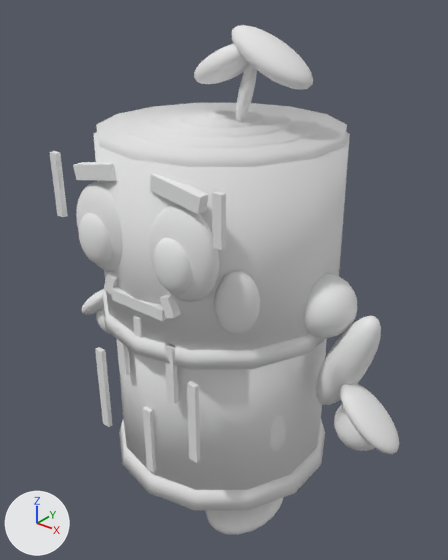
The glTF model plugins/characters/Timber/timber.glb, before and after one commit.
Before and after are seen from a camera (50 mm lens) standing at (0.616, -0.764, 0.918) and looking at (0.0, 0.006, 0.44). The lights are fixed; the arrows at lower left show +X, +Y and +Z. The older version comes first. Vertices at exactly the same position are counted once.

In view in the first picture: 'Body'.
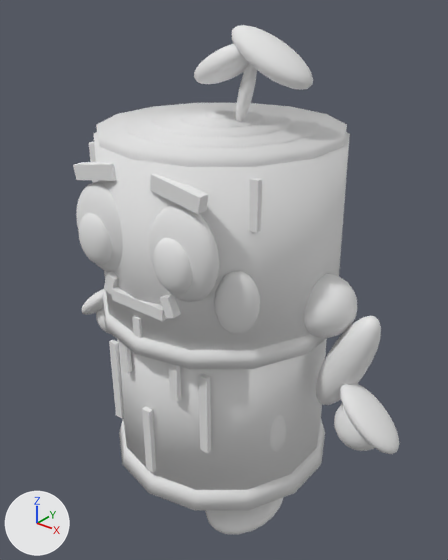
The change, as a list of edits to the scene's bpy script:
```text
Add mat_timberface:
    mat_timberface = principled_material('TimberFace')
    mat_timberface.base_color = (0.8, 0.8, 0.8)  # white #e7e7e7
    mat_timberface.roughness = 0.75
Change me_timbermesh:
    where me_timbermesh.from_pydata(...)  # 5240 vertices, 10304 faces; spans x -0.361..0.361, y -0.221..0.212, z -0.014..0.86
    used by ob_body; location = (0.0, 0.0, 0.0)
    me_timbermesh part 1: the loose piece of 8 vertices spanning x -0.116..-0.1, y -0.199..-0.19, z 0.194..0.353 is moved by (0.0, 0.031, 0.0), in mat_timberface (white #e7e7e7)
    me_timbermesh part 2: the loose piece of 8 vertices spanning x 0.093..0.109, y -0.199..-0.19, z 0.23..0.374 is moved by (0.0, 0.027, 0.0), in mat_timberface (white #e7e7e7)
    me_timbermesh part 3: the loose piece of 8 vertices spanning x 0.05..0.066, y -0.199..-0.19, z 0.324..0.425 is moved by (0.0, 0.007, 0.0), in mat_timberface (white #e7e7e7)
    me_timbermesh part 4: the loose piece of 8 vertices spanning x -0.058..-0.042, y -0.199..-0.19, z 0.331..0.418 is moved by (0.0, 0.005, 0.0), in mat_timberface (white #e7e7e7)
    me_timbermesh part 5: the loose piece of 8 vertices spanning x -0.166..-0.151, y -0.206..-0.197, z 0.583..0.684 is moved by (0.0, 0.075, 0.0), in mat_timberface (white #e7e7e7)
    me_timbermesh part 6: the loose piece of 8 vertices spanning x 0.151..0.166, y -0.206..-0.197, z 0.612..0.684 is moved by (0.0, 0.075, 0.0), in mat_timberface (white #e7e7e7)
    me_timbermesh part 7: the loose piece of 8 vertices spanning x -0.007..0.007, y -0.206..-0.197, z 0.407..0.457 is moved by (0.0, -0.001, 0.0), in mat_timberface (white #e7e7e7)
    add me_timbermesh.materials.append(mat_timberface)  # white #e7e7e7
```

What differs and where, as boxes (x1, y1, x2, y2) in the pictures (448 x 560 px; the box of a moved part takes in the faces that stretch with it):
'Body', reshaped (7% narrower): before (50, 25, 399, 535); after (73, 25, 399, 535)
part 1 of me_timbermesh, moved or reshaped: before (95, 347, 113, 427); after (109, 340, 124, 418)
part 2 of me_timbermesh, moved or reshaped: before (187, 381, 200, 463); after (199, 373, 211, 454)
part 3 of me_timbermesh, moved or reshaped: before (164, 345, 178, 404); after (169, 346, 181, 402)
part 4 of me_timbermesh, moved or reshaped: before (116, 326, 130, 375); after (119, 341, 132, 374)
part 5 of me_timbermesh, moved or reshaped: before (50, 151, 68, 217); after (89, 142, 97, 183)
part 6 of me_timbermesh, moved or reshaped: before (212, 191, 226, 250); after (250, 178, 262, 233)
part 7 of me_timbermesh, moved or reshaped: before (133, 316, 142, 338); after (132, 316, 142, 338)
